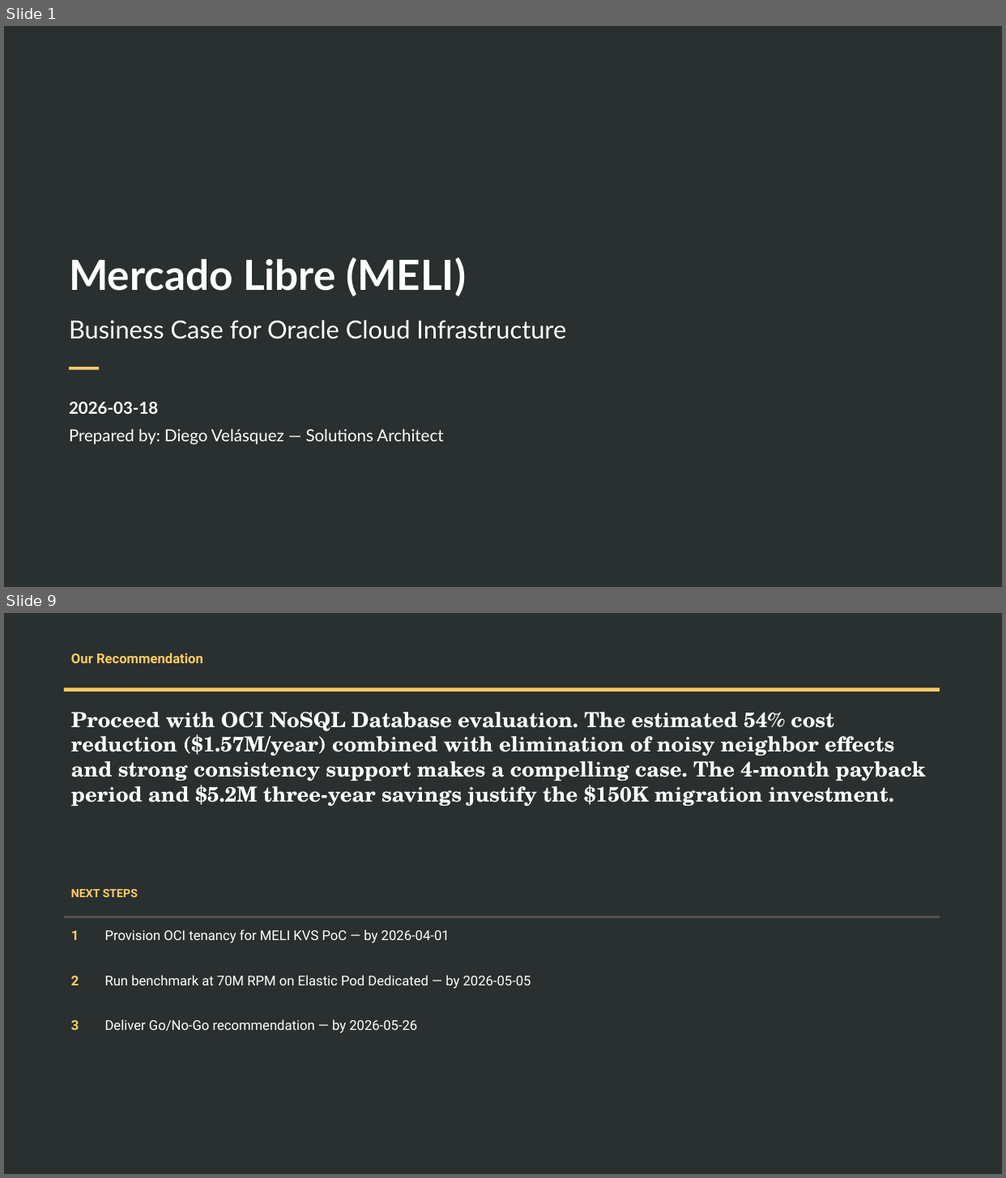
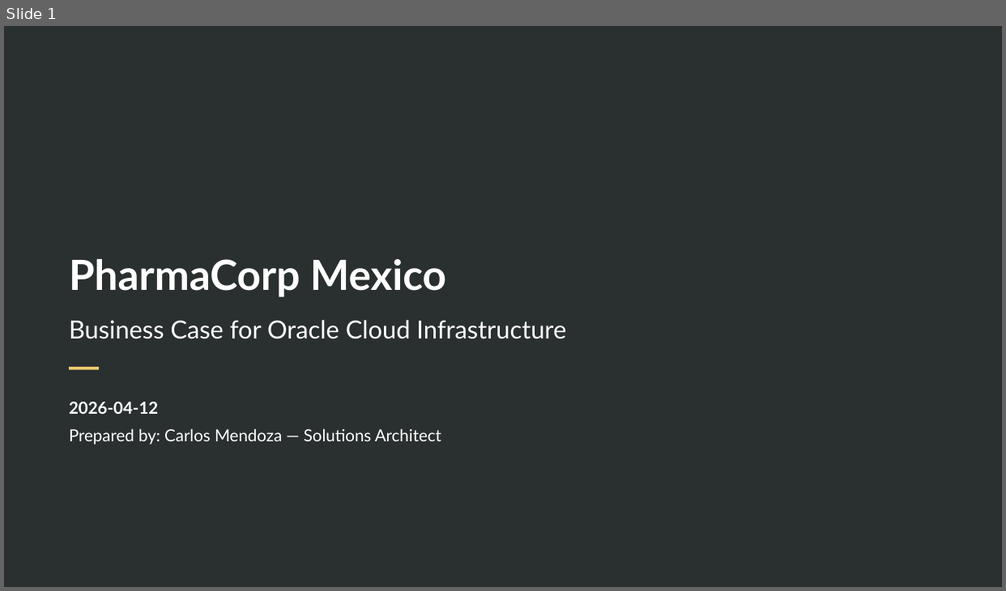
Before and after one commit to Diegoecab/oci-deal-accelerator, a slide deck: examples/output-demo-pharma-mx/opt08-business-case.pptx. Shown one above the other, each under a label of ours: slides 1 and 9 before the commit, slide 1 after it; the slides between them are not shown. The pictures are 1006x1178 and 1006x591 pixels, drawn with LibreOffice and Linux fonts; fonts in the diff are those of the drawing; background and template pictures are left out. Boxes give left, top, right and bottom in pixels: in the first picture for what was removed or moved away, otherwise in the second. Text is boxed around its words. In the diff, an @@ line names an element or a change of style, - is before the commit and + after.

```diff
--- a/examples/output-demo-pharma-mx/opt08-business-case.pptx
+++ b/examples/output-demo-pharma-mx/opt08-business-case.pptx
@@ slide 9 removed at bbox=[4, 613, 1002, 1174], background #2A2F2F @@
@@ text removed at bbox=[71, 653, 203, 663] @@
-Our Recommendation
@@ rectangle removed at bbox=[64, 688, 940, 692] @@
@@ text removed at bbox=[71, 712, 926, 807] @@
-Proceed with OCI NoSQL Database evaluation. The estimated 54% cost reduction ($1.57M/year) combined with elimination of noisy neighbor effects and strong consistency support makes a compelling case. The 4-month payback period and $5.2M three-year savings justify the $150K migration investment.
@@ text removed at bbox=[71, 889, 138, 897] @@
-NEXT STEPS
@@ rectangle removed at bbox=[64, 916, 940, 918] @@
@@ text removed at bbox=[71, 931, 79, 940] @@
-1
@@ text removed at bbox=[105, 930, 450, 943] @@
-Provision OCI tenancy for MELI KVS PoC — by 2026-04-01
@@ text removed at bbox=[71, 976, 79, 986] @@
-2
@@ text removed at bbox=[105, 975, 531, 989] @@
-Run benchmark at 70M RPM on Elastic Pod Dedicated — by 2026-05-05
@@ text removed at bbox=[71, 1020, 79, 1030] @@
-3
@@ text removed at bbox=[105, 1020, 417, 1033] @@
-Deliver Go/No-Go recommendation — by 2026-05-26
@@ slide 1 changed as well @@
@@ title at bbox=[69, 259, 446, 297]: text changed @@
-Mercado Libre (MELI)
+PharmaCorp Mexico
@@ text at bbox=[69, 402, 158, 414]: text changed @@
-2026-03-18
+2026-04-12
@@ text at bbox=[69, 429, 441, 445]: text changed @@
-Prepared by: Diego Velásquez — Solutions Architect
+Prepared by: Carlos Mendoza — Solutions Architect
```
Also in this commit, not shown: 2 other slides changed, 6 slides added, 6 other slides removed, 4 other files.
